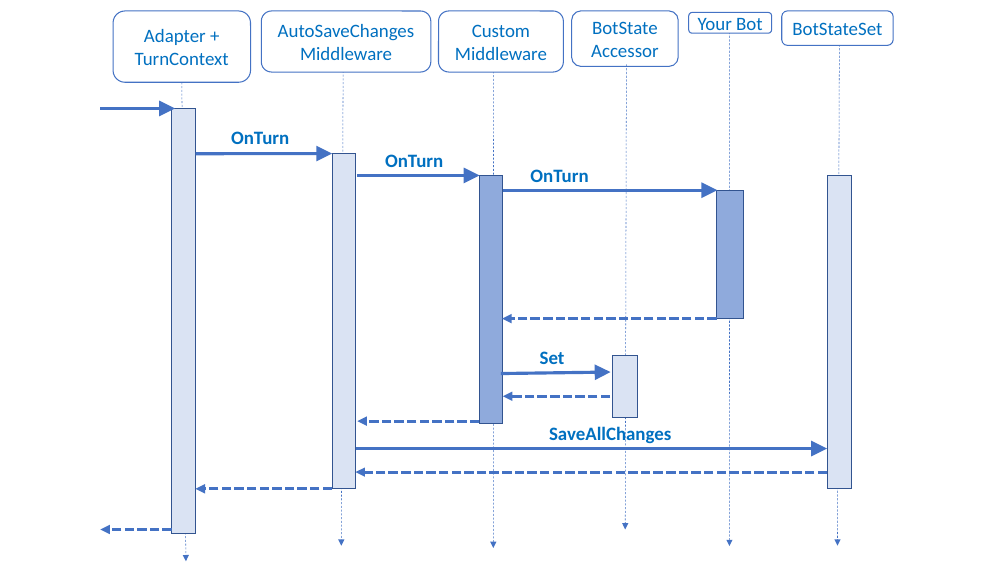
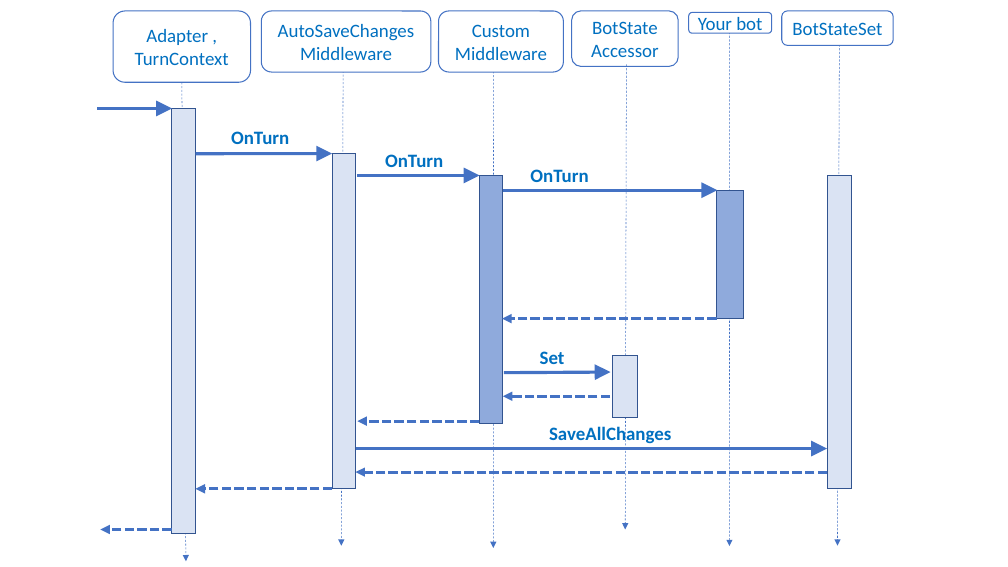
Before and after one commit to MicrosoftDocs/bot-docs, a slide deck: slide 5 of art-source/power-point/bot-concepts-art.pptx. Drawn at 1008x567 pixels with LibreOffice and Linux fonts; fonts in the diff are those of the drawing. Boxes give left, top, right and bottom in pixels: in the first picture for what was removed or moved away, otherwise in the second. Text is boxed around its words. In the diff, an @@ line names an element or a change of style, - is before the commit and + after.

```diff
--- a/art-source/power-point/bot-concepts-art.pptx
+++ b/art-source/power-point/bot-concepts-art.pptx
@@ text in rounded rectangle at <box>146,29,208,45</box>: text changed @@
-Adapter +
+Adapter ,
@@ text in rounded rectangle at <box>698,17,762,34</box>: text changed @@
-Your Bot
+Your bot
@@ arrow moved from (101, 108) - (175, 108) to (98, 108) - (172, 108) @@
```
Also in this commit, not shown: 4 other slides changed, 5 slides added, 20 other files.
